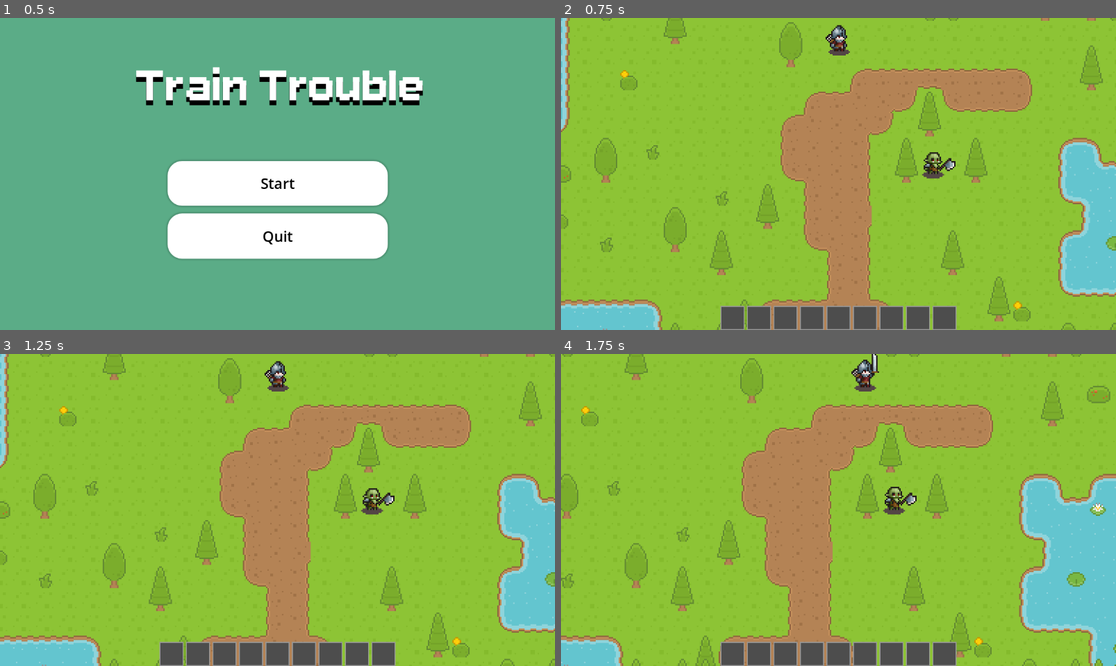
Above: before the commit, frames 1-4 (two rows, left to right).
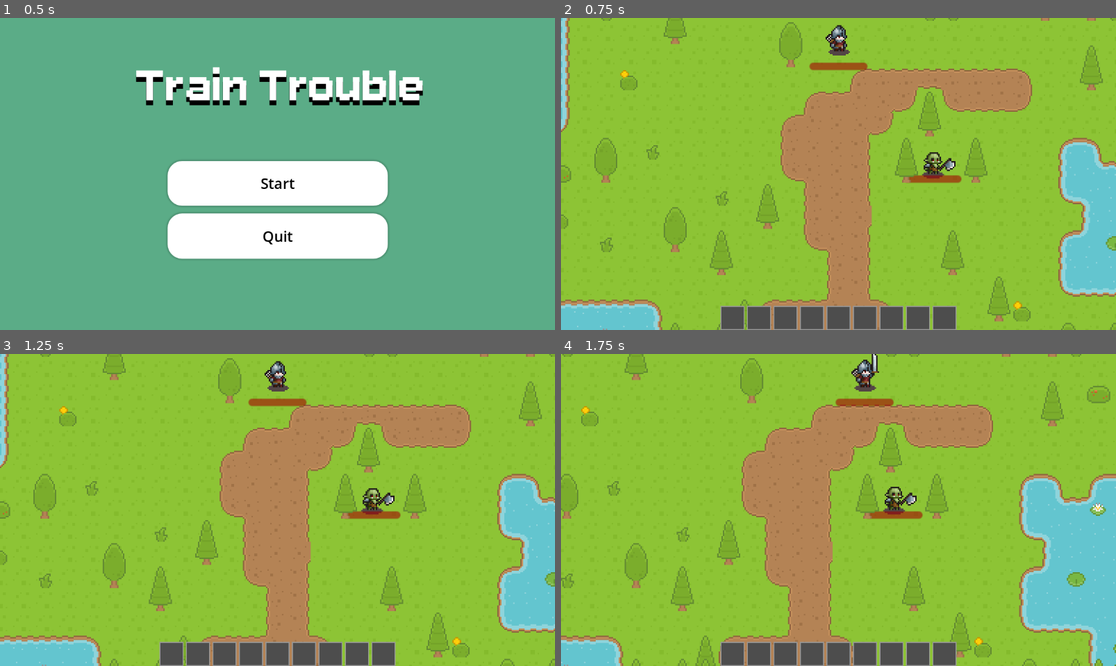
Above: after the commit, the same moments.

Repository: EyeAmTheOne/CS180_Project
Game: Godot game, scene res://ui/menus/MainMenu.tscn
The game is run twice, just before and just after one commit, with the same random seed, the same clock (stepped at 60 frames per second) and the same inputs.
Inputs:
- Up to frame 1 (0.5 s): no input
- Up to frame 2 (0.75 s): click "Start" at 0.5 s
- Up to frame 3 (1.25 s): no input
- Up to frame 4 (1.75 s): hold D (right) from 1.28 s (still down); tap F (attack) at 1.35 s

Frame 1 is identical in both runs. In frame 2, 0.5% of the frame differs, in the area x 44-73%, y 14-54%; in frame 3, 0.5%; in frame 4, 0.5%.

Commit message:
Added health bars to enemies and player

Diff:
--- a/player/Player.tscn
+++ b/player/Player.tscn
@@ -1,7 +1,5 @@
 [gd_scene load_steps=59 format=3 uid="uid://4v1f6nfxhn7v"]
 
-[ext_resource type="PackedScene" uid="uid://4eouovx8cr2d" path="res://inventory/InventoryUI.tscn" id="3_wnvi2"]
-[ext_resource type="Script" uid="uid://jjnau4bt7xlg" path="res://inventory/Inventory.gd" id="16_inv"]
 [ext_resource type="Script" uid="uid://cfq5yl3bd6y31" path="res://player/player.gd" id="1_3c3w1"]
 [ext_resource type="Texture2D" uid="uid://cmghk6kjvg46t" path="res://assets/art/Soldier with shadows/Soldier.png" id="1_ulp21"]
 [ext_resource type="Texture2D" uid="uid://dvioeg68lyb7l" path="res://assets/art/Soldier with shadows/Soldier-Death.png" id="2_aqcbf"]
@@ -409,6 +407,7 @@
 autoplay = "idle"
 
 [node name="CollisionShape2D" type="CollisionShape2D" parent="."]
+visible = false
 position = Vector2(0, -5)
 shape = SubResource("CircleShape2D_mhpjh")
 
@@ -427,6 +426,7 @@
 }
 
 [node name="HitBox" type="Area2D" parent="."]
+visible = false
 collision_layer = 2
 collision_mask = 2
 monitoring = false
@@ -445,7 +445,19 @@
 health = NodePath("../Player_Health")
 metadata/_custom_type_script = "uid://bx0xax2hj2eva"
 
+[node name="HealthBar" type="ProgressBar" parent="HurtBox"]
+modulate = Color(0.89478207, 2.4546682e-06, 7.70092e-07, 1)
+offset_left = -20.0
+offset_top = 8.0
+offset_right = 20.0
+offset_bottom = 13.0
+theme_override_font_sizes/font_size = 8
+value = 100.0
+allow_greater = true
+show_percentage = false
+
 [node name="CollisionShape2D" type="CollisionShape2D" parent="HurtBox"]
+visible = false
 position = Vector2(0, -5)
 shape = SubResource("CircleShape2D_x8kxw")
 debug_color = Color(0.37254903, 0.47843137, 1, 0.41960785)
@@ -455,6 +467,7 @@
 autostart = true
 
 [node name="InteractArea" type="Area2D" parent="."]
+visible = false
 
 [node name="CollisionShape2D" type="CollisionShape2D" parent="InteractArea"]
 position = Vector2(0, -5)
--- a/systems/ai/Enemy.tscn
+++ b/systems/ai/Enemy.tscn
@@ -345,33 +345,6 @@
 "values": [false]
 }
 
-[sub_resource type="Animation" id="Animation_iac14"]
-resource_name = "Hurt"
-tracks/0/type = "value"
-tracks/0/imported = false
-tracks/0/enabled = true
-tracks/0/path = NodePath("AnimatedSprite2D:animation")
-tracks/0/interp = 1
-tracks/0/loop_wrap = true
-tracks/0/keys = {
-"times": PackedFloat32Array(0),
-"transitions": PackedFloat32Array(1),
-"update": 1,
-"values": [&"Hurt"]
-}
-tracks/1/type = "value"
-tracks/1/imported = false
-tracks/1/enabled = true
-tracks/1/path = NodePath("AnimatedSprite2D:frame")
-tracks/1/interp = 1
-tracks/1/loop_wrap = true
-tracks/1/keys = {
-"times": PackedFloat32Array(0.03333336, 0.33333337, 0.6, 0.9),
-"transitions": PackedFloat32Array(1, 1, 1, 1),
-"update": 0,
-"values": [0, 2, 2, 3]
-}
-
 [sub_resource type="AnimationLibrary" id="AnimationLibrary_2vaor"]
 _data = {
 &"Attack": SubResource("Animation_axoif"),
@@ -434,6 +407,17 @@
 script = ExtResource("8_2vaor")
 health = NodePath("../Enemy_Health")
 metadata/_custom_type_script = "uid://bx0xax2hj2eva"
+
+[node name="HealthBar" type="ProgressBar" parent="HurtBox"]
+modulate = Color(0.89478207, 2.4546682e-06, 7.70092e-07, 1)
+offset_left = -20.0
+offset_top = 8.0
+offset_right = 20.0
+offset_bottom = 13.0
+theme_override_font_sizes/font_size = 8
+value = 100.0
+allow_greater = true
+show_percentage = false
 
 [node name="CollisionShape2D" type="CollisionShape2D" parent="HurtBox"]
 position = Vector2(0, 2)
--- a/systems/health/hurtbox.gd
+++ b/systems/health/hurtbox.gd
@@ -6,12 +6,16 @@
 signal received_healing(healing: int)
 
 
+@onready var healthbar : ProgressBar = $HealthBar
+
+
 @export var health: Health
 
 
 func _ready():
 	connect("area_entered", _on_area_entered_HIT)
 	connect("area_entered", _on_area_entered_HEAL)
+
 	$Timer.start()
 
 
@@ -24,8 +28,10 @@
 		health.take_damage(hitbox.damage)
 		print("DAMAGED: ", hitbox.damage)
 		received_damage.emit(hitbox.damage)
+		healthbar.value = health.health
 
 func _on_area_entered_HEAL(healbox: HealBox) -> void:
 	if healbox != null:
 		health.heal(healbox.healing)
 		print("HEALING: ", healbox.healing)
+		healthbar.value = health.health
--- a/ui/Game Over/game_over_screen.gd
+++ b/ui/Game Over/game_over_screen.gd
@@ -6,7 +6,7 @@
 
 func _on_retry_button_pressed() -> void:
 	get_tree().paused = false
-	get_tree().reload_current_scene()
+	get_tree().change_scene_to_file("res://main.tscn")
 
 
 func _on_menu_button_pressed() -> void:
